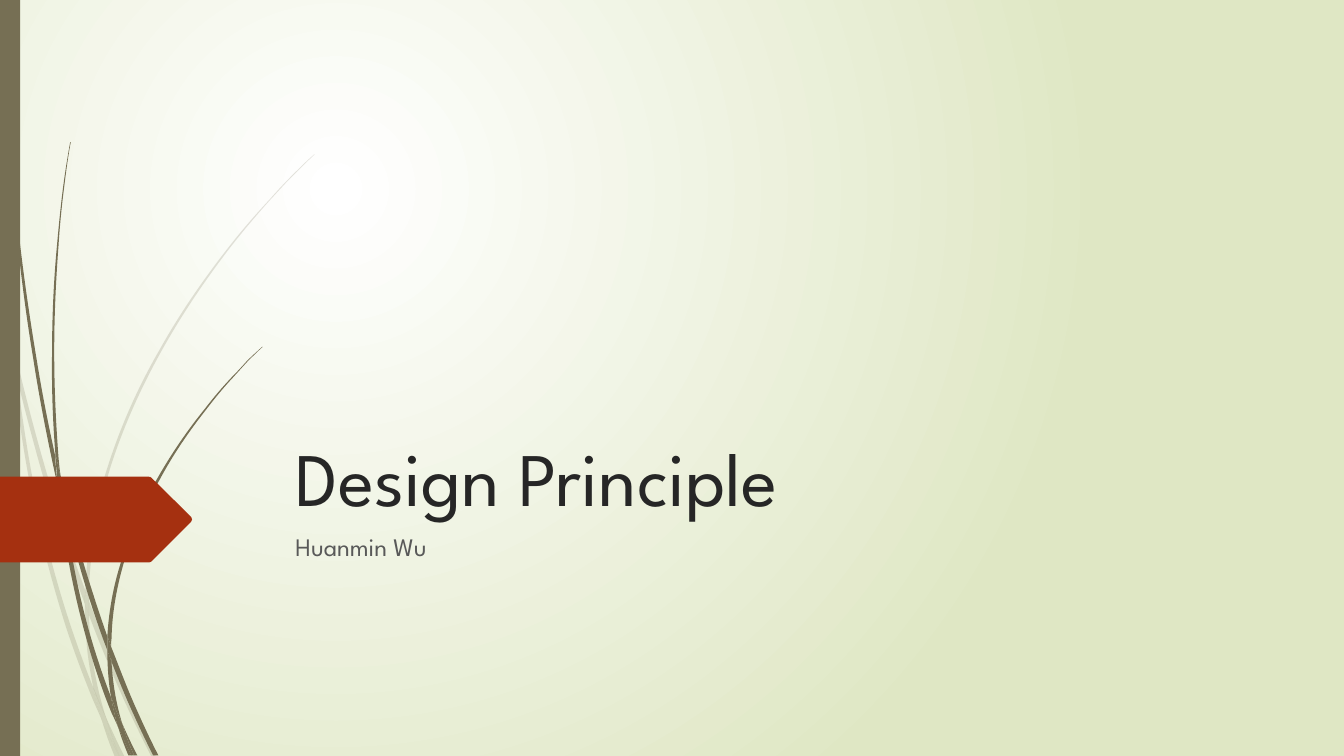
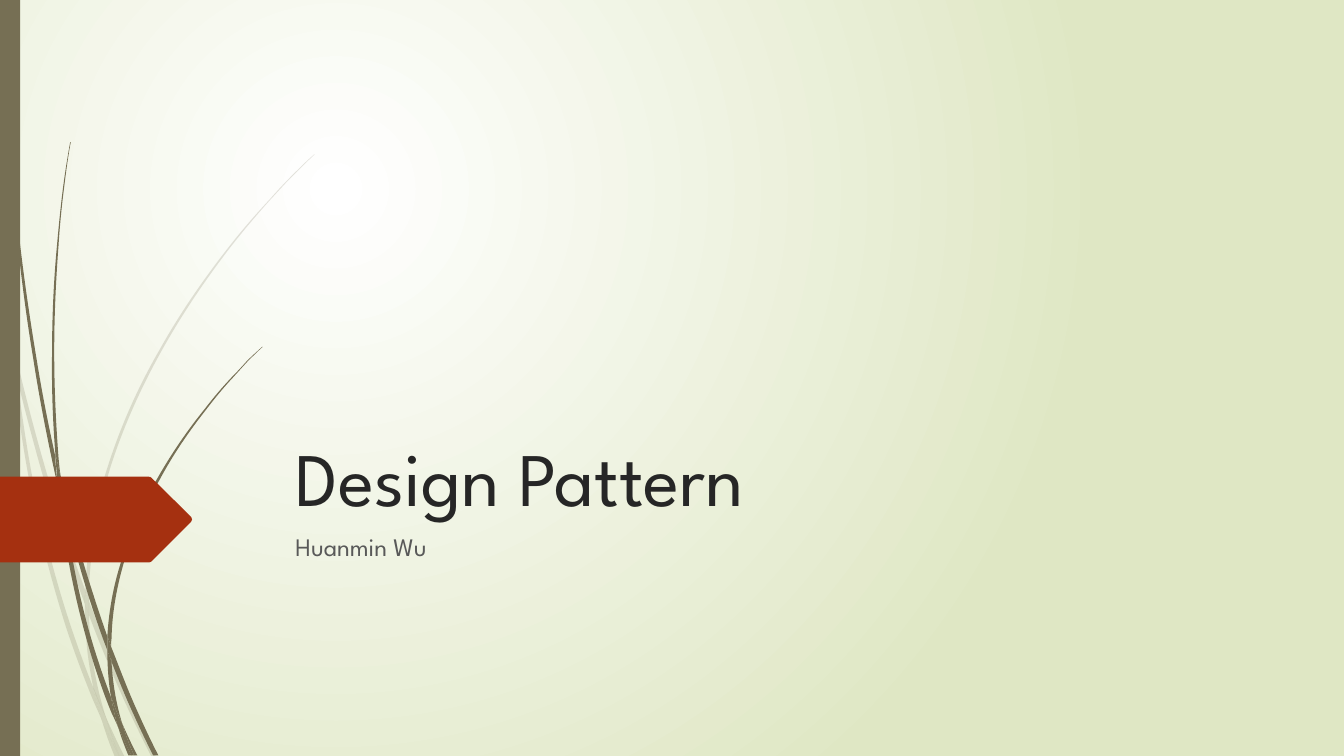
Before and after one commit to huanminwu/LeetCode, a slide deck: slide 1 of Cloud/Design Principle.pptx. Drawn at 1344x756 pixels with LibreOffice and Linux fonts; fonts in the diff are those of the drawing. Boxes give left, top, right and bottom in pixels: in the first picture for what was removed or moved away, otherwise in the second. Text is boxed around its words. In the diff, an @@ line names an element or a change of style, - is before the commit and + after.

```diff
--- a/Cloud/Design Principle.pptx
+++ b/Cloud/Design Principle.pptx
@@ title at <box>295,455,744,523</box>: text changed @@
-Design Principle
+Design Pattern
```
Also in this commit, not shown: 5 slides added, 27 other files.
